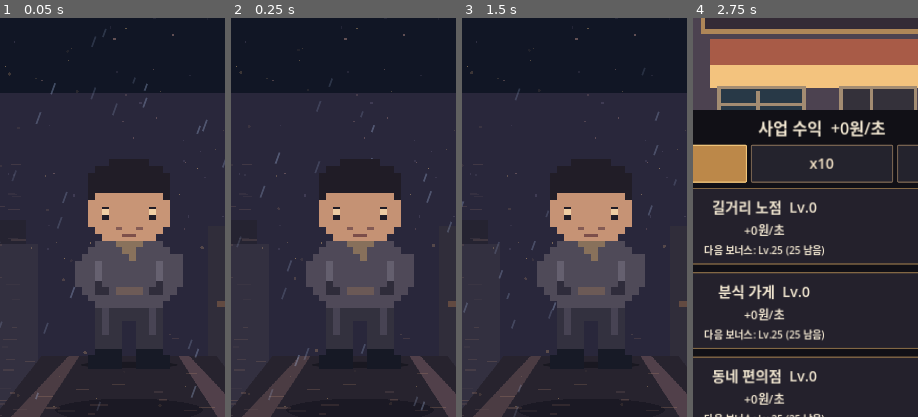
Above: before the commit, frames 1-4 (left to right).
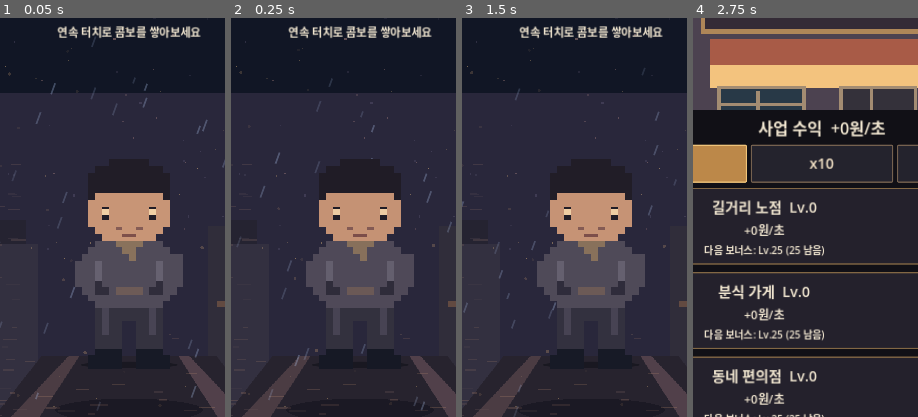
Above: after the commit, the same moments.

Repository: sungpil987/BottomLife-Reborn
Game: Godot game, scene res://scenes/Main.tscn
The game is run twice, just before and just after one commit, with the same random seed, the same clock (stepped at 60 frames per second) and the same inputs.
Inputs (mouse positions are % of the whole screen's width and height, from its top left):
- Up to frame 1 (0.05 s): no input
- Up to frame 2 (0.25 s): no input
- Up to frame 3 (1.5 s): click (50, 42) at 0.5 s; click "거리" at 1.25 s
- Up to frame 4 (2.75 s): click "사업" at 2 s
The pictures show only the part of the screen within x 21-71%, y 14-64%; the shares and areas given below are measured in that part.

The runs differ from the first frame. In frame 1, 1.2% of the frame differs, in the area x 25-90%, y 2-6%; in frame 2, 1.2%; in frame 3, 1.2%; in frame 4, nothing differs.

Commit message:
v3.9 add street tapping combos with 2-second timer, bonus and live HUD

Diff:
--- a/scripts/main.gd
+++ b/scripts/main.gd
@@ -61,6 +61,9 @@
 var auto_upgrade_button: Button
 var idle_time: float = 0.0
 var pop_tween: Tween
+var tap_combo: int = 0
+var tap_combo_clock: float = 0.0
+var combo_label: Label
 var street_stage: Control
 var float_layer: Control
 var tab_buttons: Array[Button] = []
@@ -82,6 +85,12 @@
 	save_clock += delta
 	ui_clock += delta
 	idle_time += delta
+	if tap_combo > 0:
+		tap_combo_clock += delta
+		if tap_combo_clock >= 2.0:
+			tap_combo = 0
+			if is_instance_valid(combo_label):
+				combo_label.text = "연속 터치로 콤보를 쌓아보세요"
 	if is_instance_valid(hero_sprite):
 		hero_blink_clock += delta
 		if hero_blink_active and hero_blink_clock >= 0.14:
@@ -886,6 +895,7 @@
 	auto_cost_label = null
 	street_stage = null
 	float_layer = null
+	combo_label = null
 	tap_upgrade_button = null
 	auto_upgrade_button = null
 	refresh_header()
@@ -1003,6 +1013,13 @@
 	feedback.grow_horizontal = Control.GROW_DIRECTION_BOTH
 	feedback.mouse_filter = Control.MOUSE_FILTER_IGNORE
 	scene_area.add_child(feedback)
+	combo_label = make_label("연속 터치로 콤보를 쌓아보세요", 18)
+	combo_label.anchor_left = 0.05
+	combo_label.anchor_right = 0.95
+	combo_label.anchor_top = 0.02
+	combo_label.anchor_bottom = 0.13
+	combo_label.mouse_filter = Control.MOUSE_FILTER_IGNORE
+	scene_area.add_child(combo_label)
 	content.add_child(make_label("생존 능력 강화", 25))
 	var separator := HSeparator.new()
 	content.add_child(separator)
@@ -1040,11 +1057,16 @@
 	decorate_button(auto_upgrade, true)
 
 func tap_money() -> void:
-	var earned := float(tap_level) * 10.0 * prestige_multiplier()
+	tap_combo = mini(tap_combo + 1, 100)
+	tap_combo_clock = 0.0
+	var combo_multiplier: float = 1.0 + float(mini(tap_combo / 10, 10)) * 0.05
+	var earned: float = float(tap_level) * 10.0 * prestige_multiplier() * combo_multiplier
 	money += earned
 	run_earned += earned
 	feedback.text = "+%s원!" % number(earned)
-	spawn_floating_money()
+	if is_instance_valid(combo_label):
+		combo_label.text = "COMBO %d  ·  터치 수익 x%.2f" % [tap_combo, combo_multiplier]
+	spawn_floating_money(earned)
 	if is_instance_valid(hero_sprite):
 		if pop_tween and pop_tween.is_running():
 			pop_tween.kill()
@@ -1057,10 +1079,10 @@
 	refresh_header()
 	refresh_upgrade_buttons()
 
-func spawn_floating_money() -> void:
+func spawn_floating_money(earned: float) -> void:
 	if not is_instance_valid(float_layer):
 		return
-	var label := make_label("+%s" % number(float(tap_level) * 10.0 * prestige_multiplier()), 34)
+	var label := make_label("+%s" % number(earned), 34)
 	label.add_theme_color_override("font_color", Color("#ffd37b"))
 	label.mouse_filter = Control.MOUSE_FILTER_IGNORE
 	label.position = Vector2(float_layer.size.x * randf_range(0.30, 0.65), float_layer.size.y * randf_range(0.35, 0.65))
